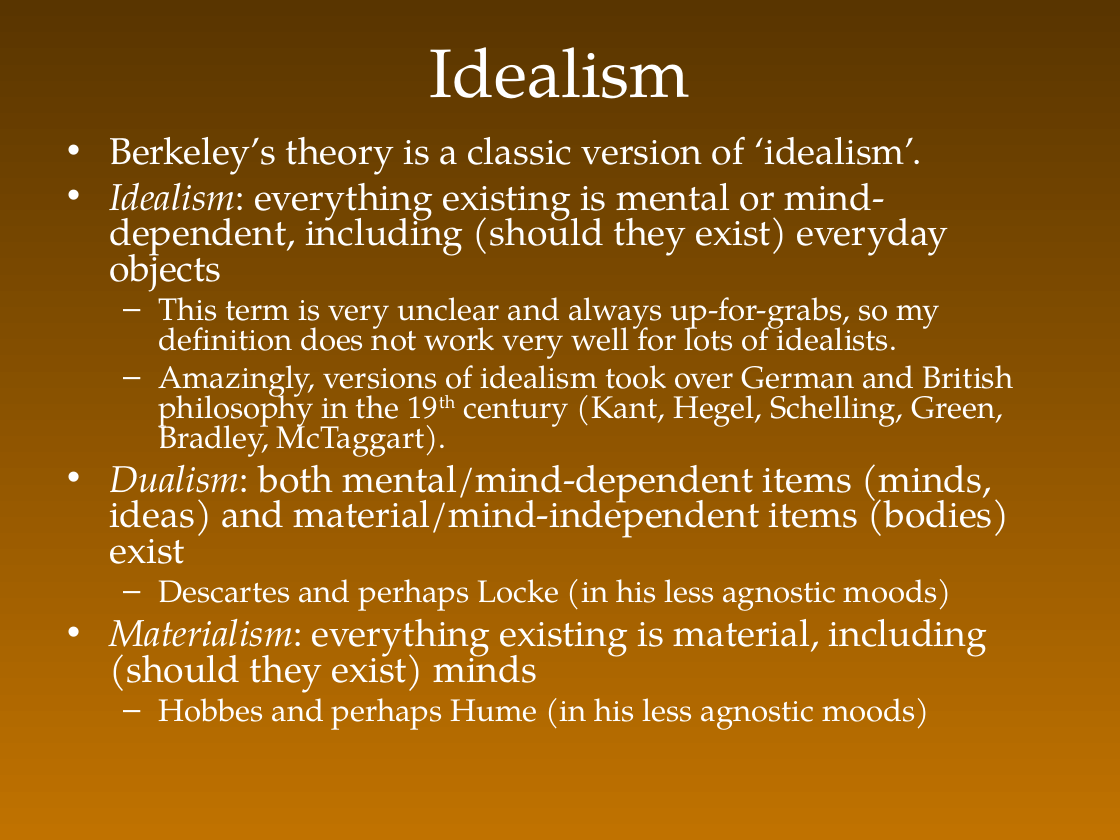
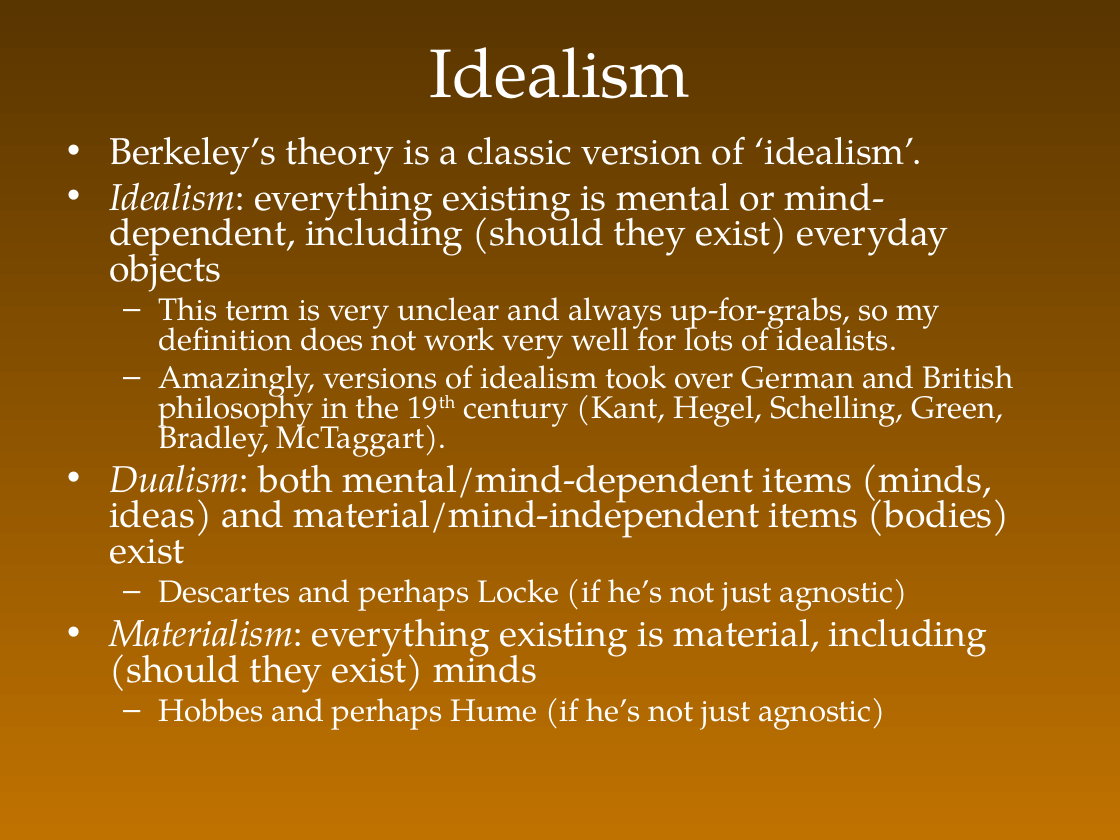
Before and after one commit to colemitchell/colemitchell.github.io, a slide deck: slide 4 of PHIL2220/Berkeley.ppt. Drawn at 1120x840 pixels with LibreOffice and Linux fonts; fonts in the diff are those of the drawing. Boxes give left, top, right and bottom in pixels: in the first picture for what was removed or moved away, otherwise in the second. Text is boxed around its words. In the diff, an @@ line names an element or a change of style, - is before the commit and + after.

```diff
--- a/PHIL2220/Berkeley.ppt
+++ b/PHIL2220/Berkeley.ppt
@@ text at (158, 579, 908, 611): text changed @@
-  – Descartes and perhaps Locke (in his less agnostic moods)
+  – Descartes and perhaps Locke (if he’s not just agnostic)
@@ text at (158, 689, 886, 730): text changed @@
-  – Hobbes and perhaps Hume (in his less agnostic moods)
+  – Hobbes and perhaps Hume (if he’s not just agnostic)
```
Also in this commit, not shown: 8 other slides changed, 2 slides removed, 2 other files.
